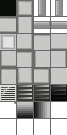
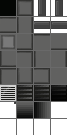
The second 67 x 135 image is a revision of the first. Changes to its layers:
pixels changed over (0, 0, 67, 118) (layer not identified)
